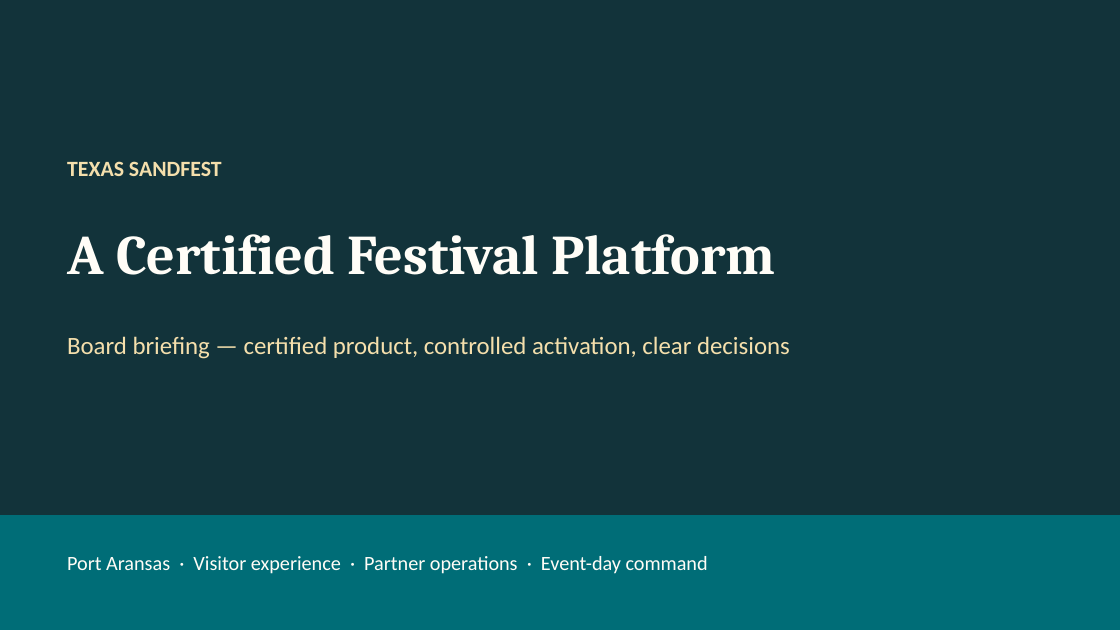
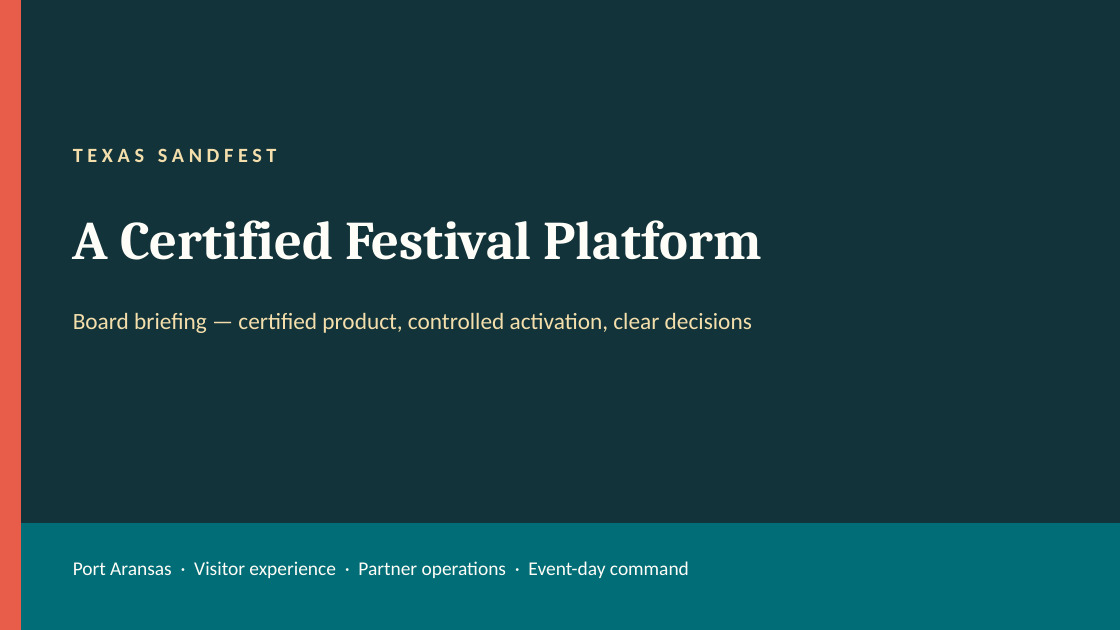
Before and after one commit to nickbmerrill-collab/texas-sandfest, a slide deck: slide 1 of docs/presentations/SandFest-Board-Platform-Briefing.pptx. Drawn at 1120x630 pixels with LibreOffice and Linux fonts; fonts in the diff are those of the drawing. Boxes give left, top, right and bottom in pixels: in the first picture for what was removed or moved away, otherwise in the second. Text is boxed around its words. In the diff, an @@ line names an element or a change of style, - is before the commit and + after.

Commit message:
Repair board deck generator and proof checks

```diff
--- a/docs/presentations/SandFest-Board-Platform-Briefing.pptx
+++ b/docs/presentations/SandFest-Board-Platform-Briefing.pptx
@@ background #FFFFFF to #12333A @@
@@ rectangle removed at <box>0,0,1120,629</box> @@
@@ rectangle added at <box>0,0,20,629</box>, fill #E85D4A, outline #E85D4A 1 pt @@
@@ text "TEXAS SANDFEST": place and size @@
-text "TEXAS SANDFEST" at <box>67,161,222,176</box>
+text "TEXAS SANDFEST" at <box>73,148,276,162</box>
@@ text "TEXAS SANDFEST" at <box>73,148,276,162</box>: size 14 to 13 pt, letter spacing 0 to 3 pt @@
@@ text "A Certified Festival Platform": place and size @@
-text "A Certified Festival Platform" at <box>67,234,775,275</box>
+text "A Certified Festival Platform" at <box>73,220,762,260</box>
@@ text "A Certified Festival Platform" at <box>73,220,762,260</box>: size 36 to 35 pt @@
@@ text "Board briefing — certified product, ...": place and size @@
-text "Board briefing — certified product, ..." at <box>67,336,790,359</box>
+text "Board briefing — certified product, ..." at <box>73,312,752,333</box>
@@ text "Board briefing — certified product, ..." at <box>73,312,752,333</box>: size 16 to 15 pt @@
@@ rectangle: place and size @@
-rectangle at <box>0,515,1120,629</box>
+rectangle at <box>0,524,1120,630</box>
@@ rectangle at <box>0,524,1120,630</box>: outline none to #006D77 1 pt @@
@@ text "Port Aransas · Visitor experience ..." at <box>73,561,689,578</box>: size 13 to 12.5 pt @@
```
Also in this commit, not shown: 11 other slides changed, 6 other files.
